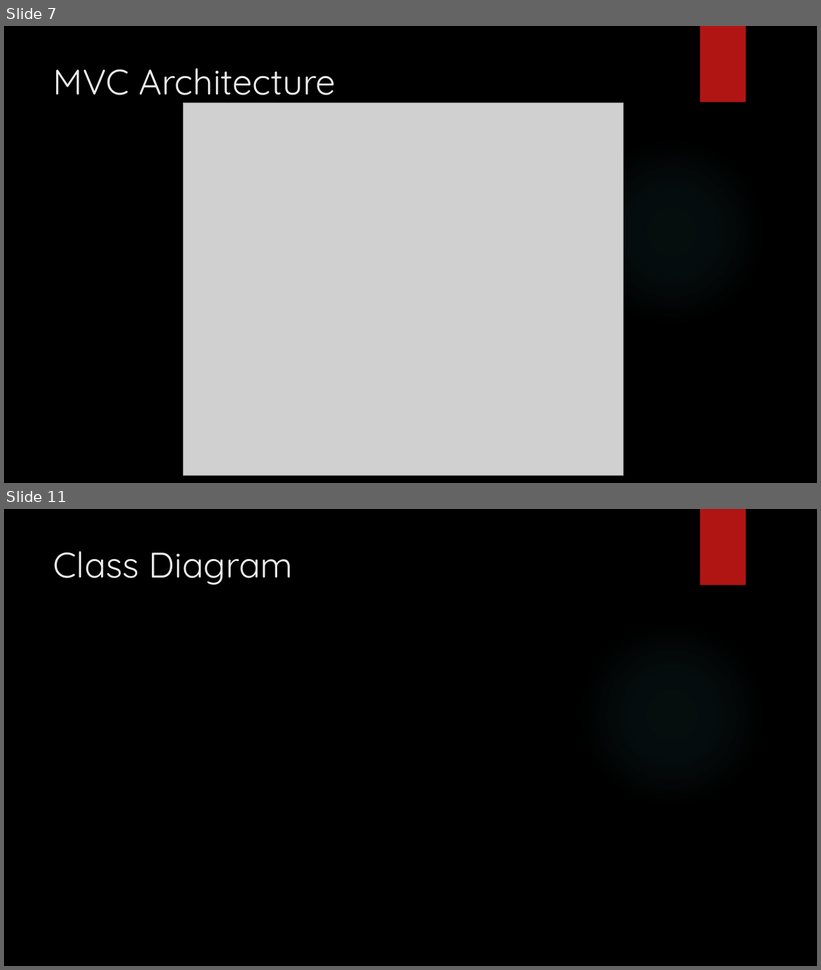
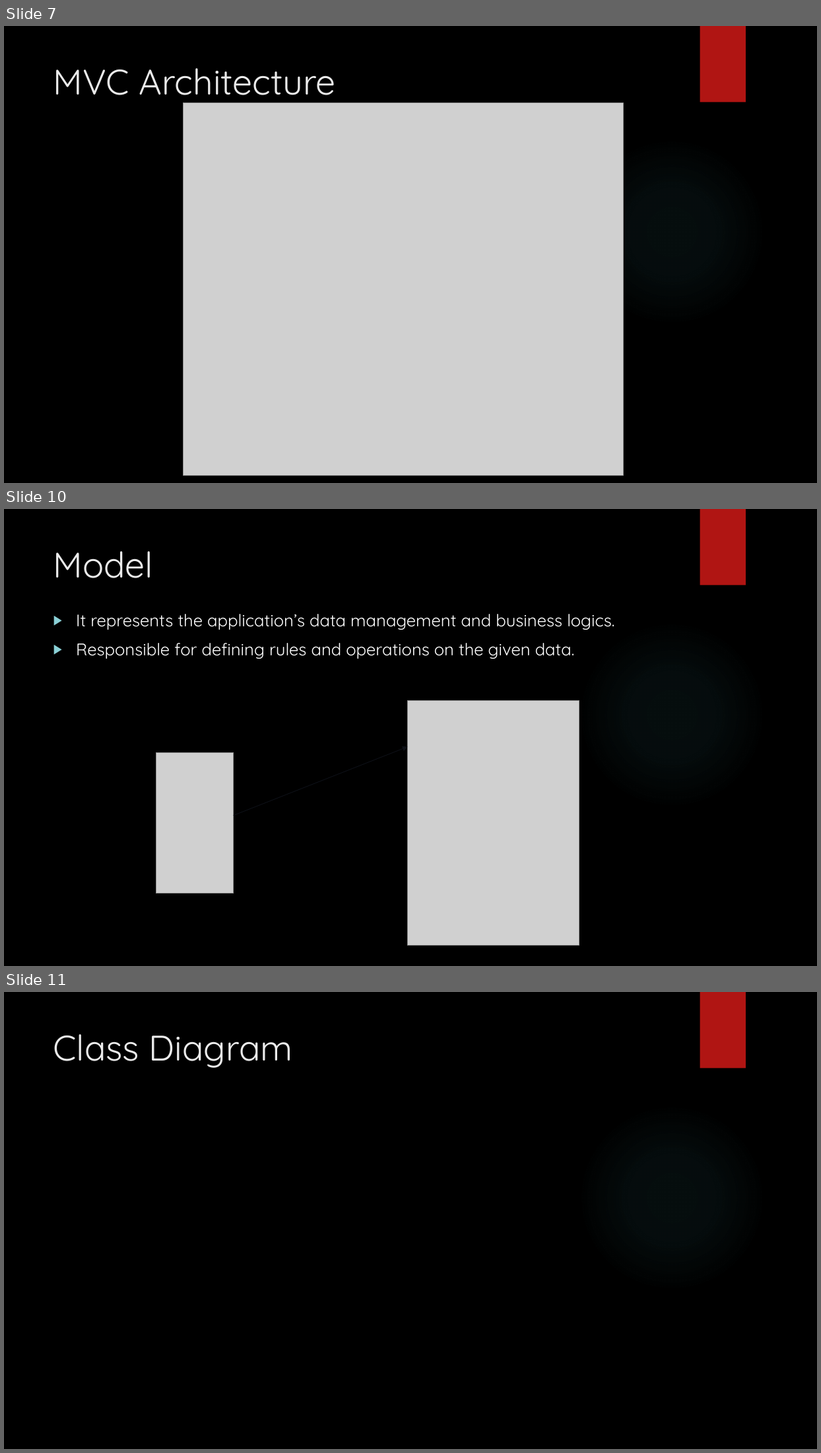
Before and after one commit to jmp808/Go4Food, a slide deck: Documents/Go4Food.pptx. Shown one above the other, each under a label of ours: slides 7 and 11 before the commit, slides 7, 10 and 11 after it; the slides between them are not shown. The pictures are 821x970 and 821x1453 pixels, drawn with LibreOffice and Linux fonts; fonts in the diff are those of the drawing; grey boxes stand for pictures; background and template pictures are left out. Boxes give left, top, right and bottom in pixels: in the first picture for what was removed or moved away, otherwise in the second. Text is boxed around its words. In the diff, an @@ line names an element or a change of style, - is before the commit and + after.

```diff
--- a/Documents/Go4Food.pptx
+++ b/Documents/Go4Food.pptx
@@ slide 10 added at [4,509,817,966], background picture (left out); not listed: 2 template elements that a slide beside it also shows @@
@@ title added at [54,551,153,578], 42 pt, text #EBEBEB @@
+Model
@@ text added at [76,614,614,659], 20 pt, text #FFFFFF @@
+▶ It represents the application’s data management and business logics.
+▶ Responsible for defining rules and operations on the given data.
@@ picture added at [408,700,580,946] @@
@@ picture added at [156,753,234,894] @@
@@ arrow added from (234, 816) to (408, 747), #0D1017 0.75 pt @@
```
Also in this commit, not shown: 2 other slides added, 3 slides removed.
